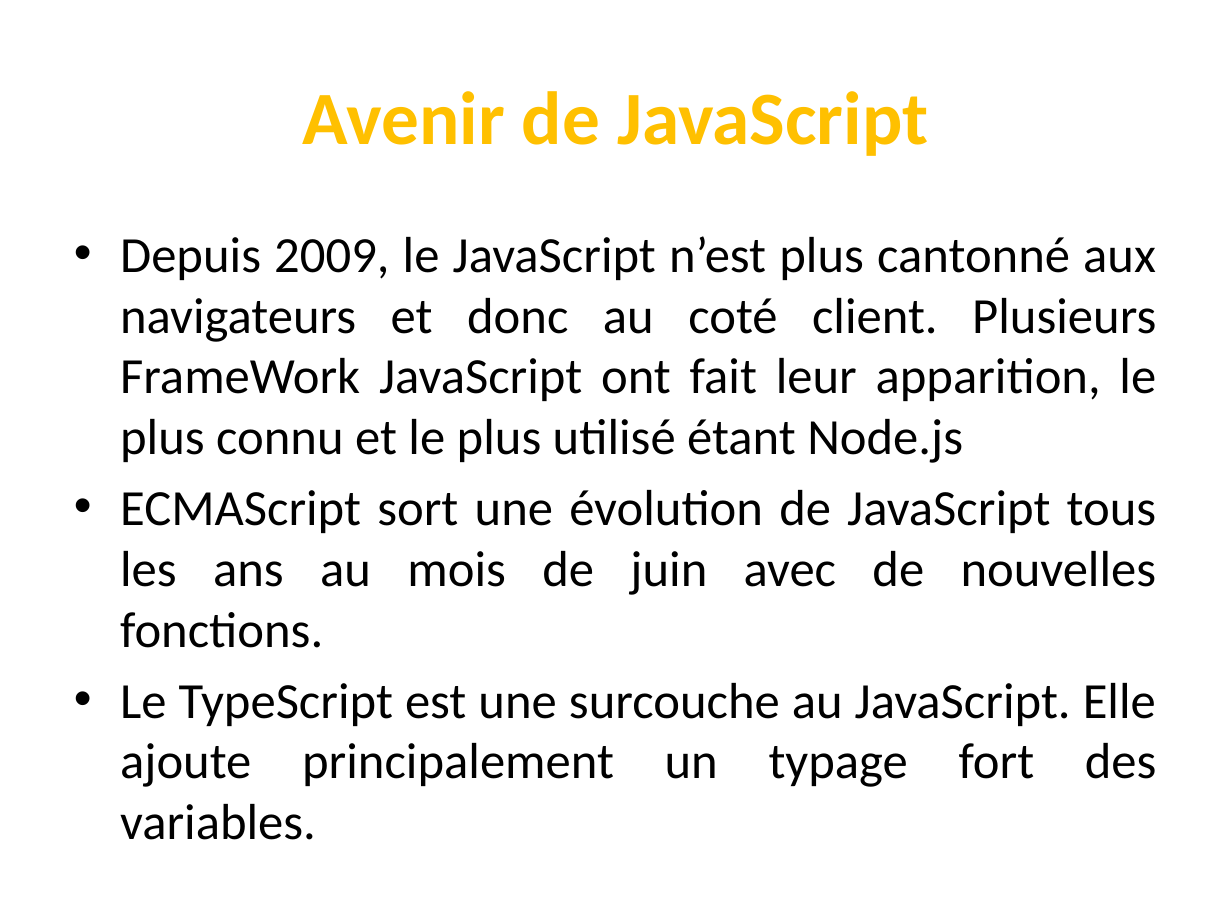
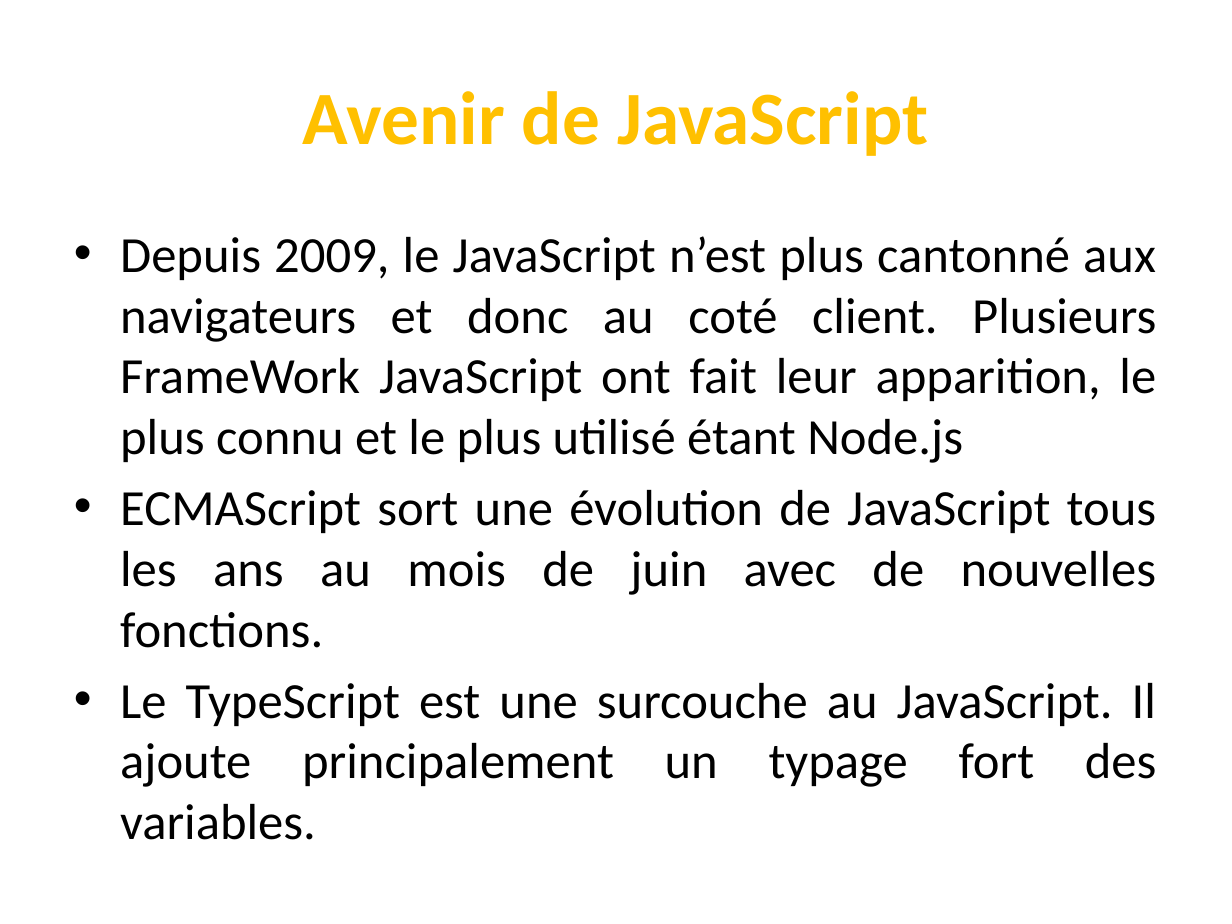
Before and after one commit to codeRoomMarseille/JavaScript_20180914, a slide deck: slide 31 of javascript.pptx. Drawn at 1232x924 pixels with LibreOffice and Linux fonts; fonts in the diff are those of the drawing. Boxes give left, top, right and bottom in pixels: in the first picture for what was removed or moved away, otherwise in the second. Text is boxed around its words. In the diff, an @@ line names an element or a change of style, - is before the commit and + after.

```diff
--- a/javascript.pptx
+++ b/javascript.pptx
@@ text at bbox=[120, 683, 1157, 840]: text changed @@
-• Le TypeScript est une surcouche au JavaScript. Elle ajoute principalement un typage fort des variables.
+• Le TypeScript est une surcouche au JavaScript. Il ajoute principalement un typage fort des variables.
```
